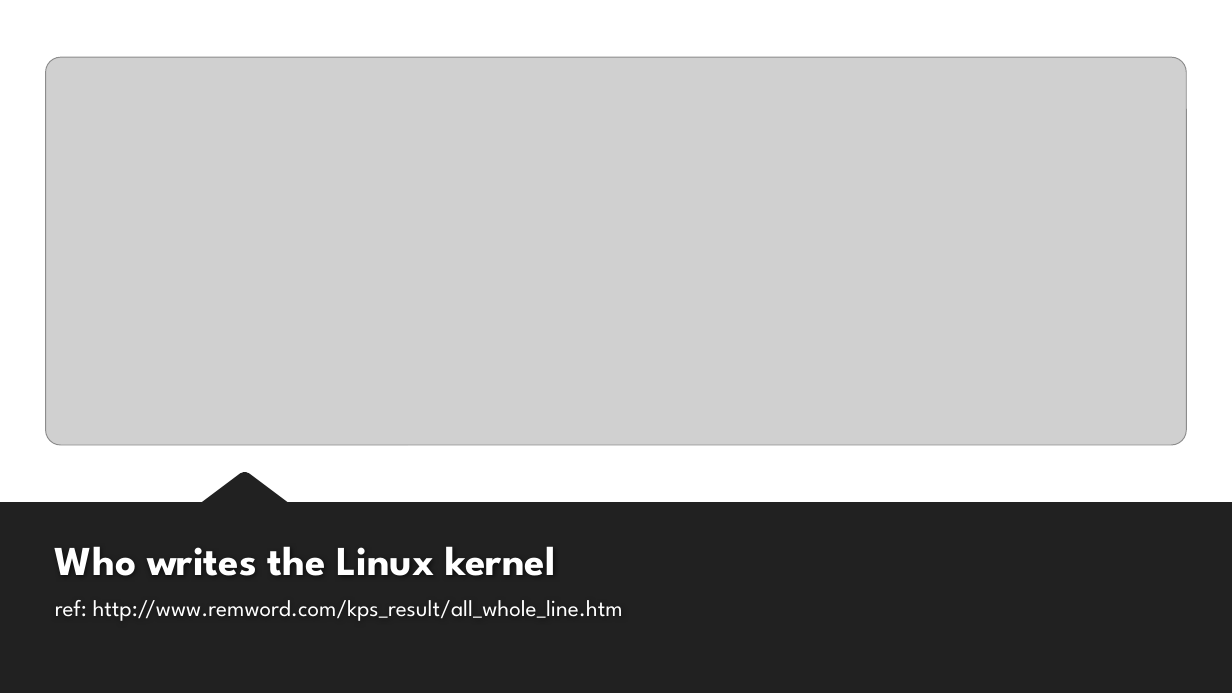
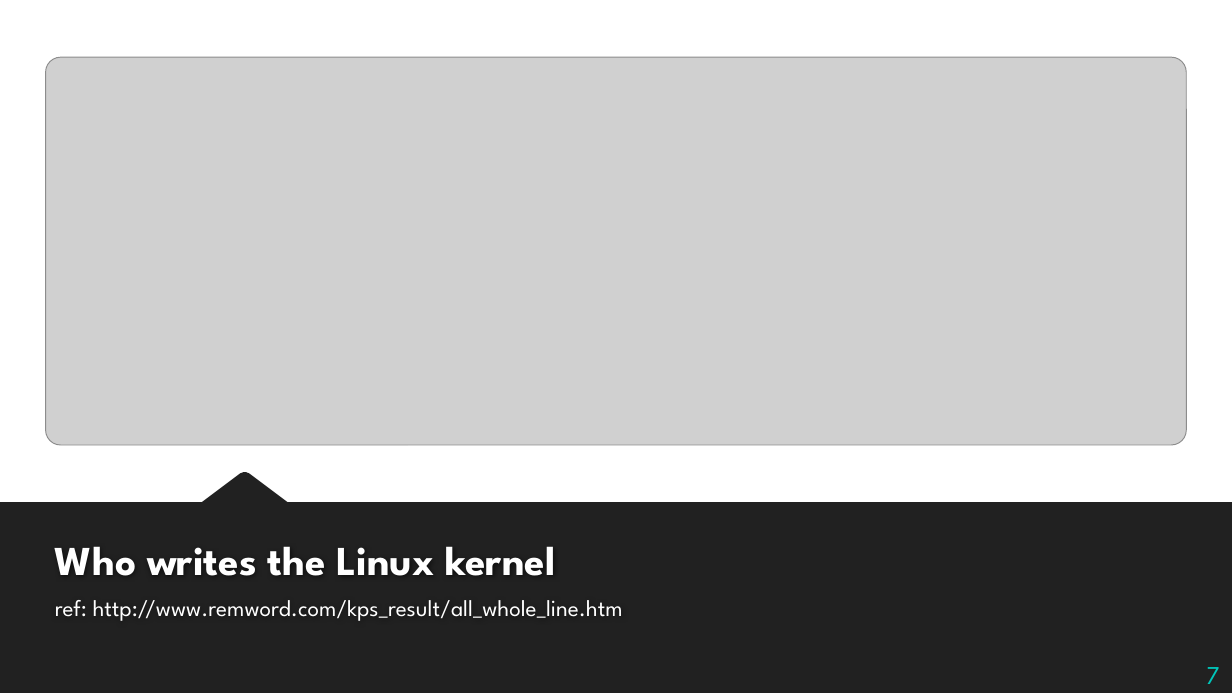
Before and after one commit to bjzhang/bjzhang.github.io, a slide deck: slide 7 of _drafts/Recent_Linux_kernel.pptx (slide 5 before the commit). Drawn at 1232x693 pixels with LibreOffice and Linux fonts; fonts in the diff are those of the drawing; grey boxes stand for pictures; background and template pictures are left out. Boxes give left, top, right and bottom in pixels: in the first picture for what was removed or moved away, otherwise in the second. Text is boxed around its words. In the diff, an @@ line names an element or a change of style, - is before the commit and + after.

Commit message:
slide: Linux kernel for youqilin: update

```diff
--- a/_drafts/Recent_Linux_kernel.pptx
+++ b/_drafts/Recent_Linux_kernel.pptx
@@ page number added at [1206, 667, 1219, 684], 20 pt, text #00C6BB @@
+7
```
Also in this commit, not shown: 15 other slides changed, 1 slide added, 1 slide removed, 2 other files.
